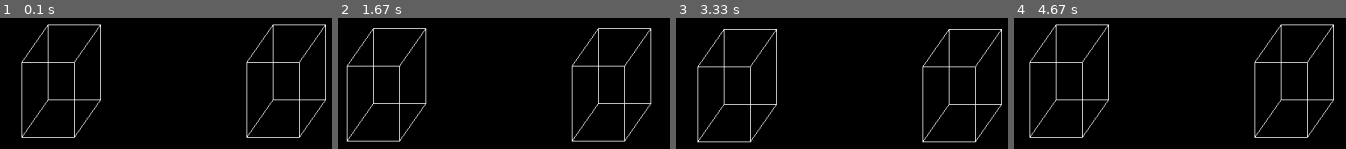
Above: before the commit, frames 1-4 (left to right).
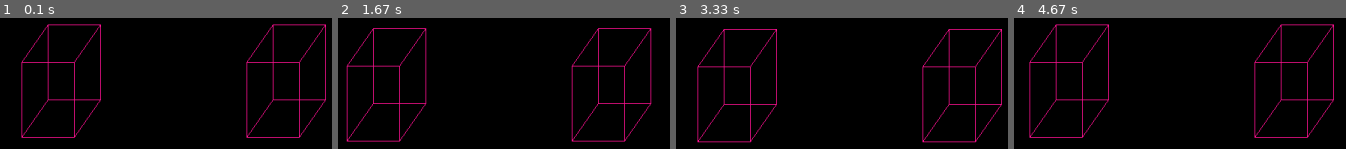
Above: after the commit, the same moments.

Repository: pabramowska/graphics
Game: pygame game, started from camera_pygame.py
Two runs of this game, one before a commit and one after it. Both use one fixed random seed, a clock stepped at 60 frames per second and the inputs below.
Inputs:
- Up to frame 1 (0.1 s): no input
- Up to frame 2 (1.67 s): hold Right 0.33-0.8 s; hold Up 0.83-1.13 s; hold Right 1.17-1.63 s
- Up to frame 3 (3.33 s): hold Left 1.67-2.2 s; hold Down 2.23-2.53 s; hold Left 2.57-2.97 s; hold Up from 3 s (still down)
- Up to frame 4 (4.67 s): release Up at 3.37 s; hold Right 3.4-4.03 s; hold Down 4.07-4.43 s; hold Left from 4.47 s (still down)

The runs differ from the first frame. In frame 1, 4.8% of the frame differs, in the area x 6-99%, y 4-92%; in frame 2, 4.8%; in frame 3, 4.7%; in frame 4, 4.8%.

Commit message:
projection matrix

Diff:
--- a/camera_pygame.py
+++ b/camera_pygame.py
@@ -10,7 +10,7 @@
 pygame.init()
 surface_size = (1200,800)
 surface = pygame.display.set_mode(surface_size)
-white = (255,255,255)
+white = (255,20,147)
 black=(0,0,0)
 #lokalizacja prostopadłościanów w układzie współrzędnych
 locations = [[250,400],[550,400]]
--- a/projection.py
+++ b/projection.py
@@ -1,7 +1,14 @@
 import numpy as np
+
 surface_size = (1200,800)
+pygame.init()
+surface = pygame.display.set_mode(surface_size)
+white = (255,255,255)
+black=(0,0,0)
+blue = (65,105,225)
+pink = (255,20,147)
+locations = [[250,400],[550,400]]
 #projection matrix
-
 near = 0.1
 far = 1000
 field_of_view = 90
@@ -10,4 +17,7 @@
 projection_matrix = np.array([[0.0,0.0,0.0,0.0] for _ in range(4)])
 projection_matrix[0][0] = aspect_ratio * field_of_view_rad
 projection_matrix[1][1] = field_of_view_rad
+projection_matrix[2][2] = far/(far-near)
+projection_matrix[2][3] = 1
+projection_matrix[3][2] =  (-far*near)/(far-near)
 print(projection_matrix)
